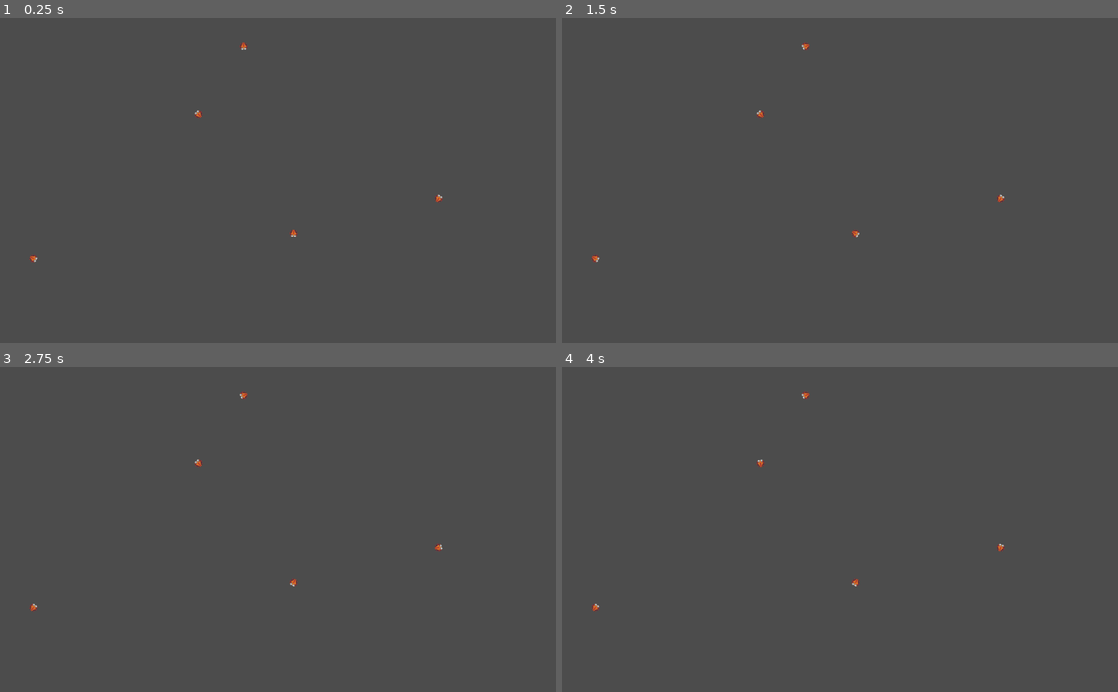
Above: before the commit, frames 1-4 (two rows, left to right).
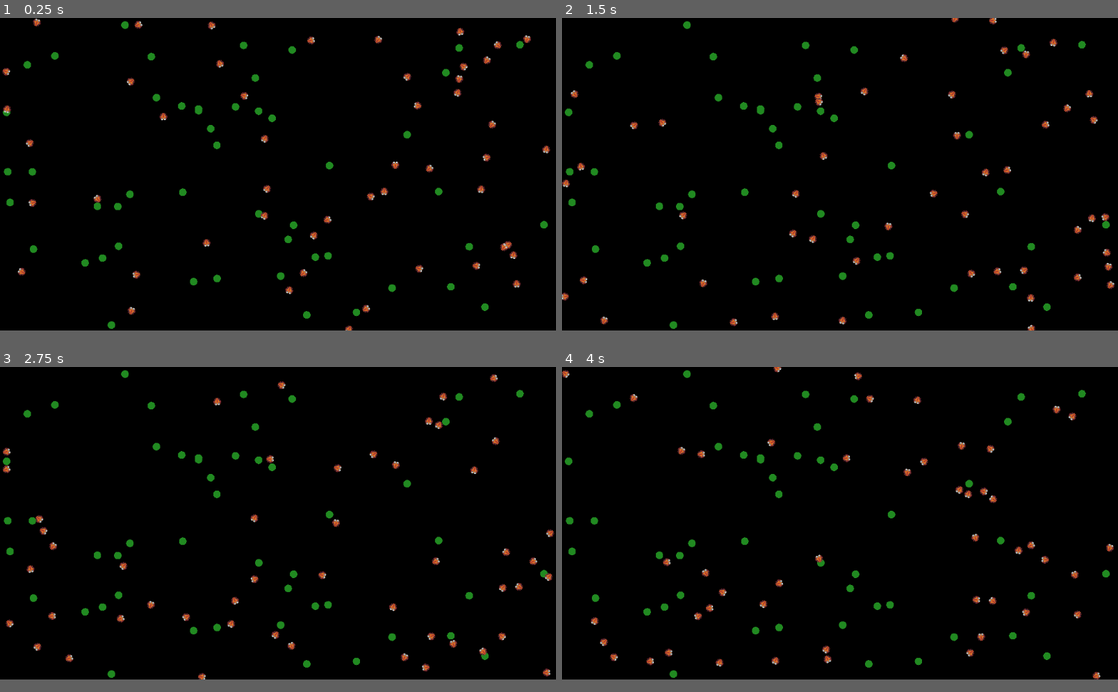
Above: after the commit, the same moments.

Repository: taylor2349/Simbrain
Game: Godot game, scene res://World.tscn
Two runs of this game, one before a commit and one after it. Both use one fixed random seed, a clock stepped at 60 frames per second and the inputs below.
Inputs:
- Up to frame 1 (0.25 s): no input
- Up to frame 2 (1.5 s): no input
- Up to frame 3 (2.75 s): no input
- Up to frame 4 (4 s): no input
The window is 800x468 before the commit and 800x450 after it. Grey fills any space a smaller window leaves; there, only what the larger window draws over its background counts as a difference.

The runs differ from the first frame. In frame 1, 96% of the frame differs, in the area x 0-100%, y 0-97%; in frame 2, 96%; in frame 3, 96%; in frame 4, 96%.

Commit message:
Converting to messaging

Diff:
--- a/Animal.gd
+++ b/Animal.gd
@@ -9,12 +9,12 @@
 	# Things that are true of all instances and do not change.
 	pass
 
-var own_class_name = "Animal" # Animals can't ask for other Animals' class name.
+var is_class = "Animal" # Animals can't ask for other Animals' class name.
 var screen_size
-var max_speed = 3.5
-var min_speed = .25
-var max_acceleration = .5
-var max_rotation = PI/2
+var max_speed = 200
+var min_speed = 20
+var max_acceleration = 30
+var max_rotation = PI/3
 var starvation = 100000000   # No starvation yet
 var max_munch_time = 25   # No. frames it takes to eat (later, will vary)
 
@@ -23,9 +23,9 @@
 	# Things that vary with both instance and time. (Move to state object?)
 	pass
 
-var speed = 0
-var direction = 0
-var velocity   # Derived from speed and direction
+var speed = 0		# Set in the code
+var direction = 0	# Ditto
+var velocity   		# Derived from speed and direction
 var facing   # Not used yet. Animal always faces current direction
 var eating = false
 var hunger = 0
@@ -76,6 +76,14 @@
 func _______________________SIGNALS():
 	pass
 
+func _on_Animal_area_entered(area):
+	# Determine the class of the contacted object (area)
+	# Branch based on that class
+	if area.is_class == "Animal":
+		print("I'm avoiding that animal.")
+	elif area.is_class == "Plant":
+		print("I'm eating that plant.")
+
 # This signal is not triggering properly.
 # It appears rarely and says it saw the
 func _on_VisibleRange_area_entered(area):
@@ -110,7 +118,11 @@
 	pass
 
 func move_forward(delta):
-	wrap_on_the_boundaries()  # Before or after collision?
+	update_the_velocity()
+	position += velocity * delta
+	wrap_on_the_boundaries()
+
+
 ##	var collision = move_and_collide(velocity, delta)
 #	if collision:
 #		var collider = collision.collider
@@ -206,7 +218,9 @@
 the Animal is moving.
 
 ---- ISSUES
-If min_speed is zero, some bugs freeze. Due to zeroing the velocity?
+[] If min_speed is zero, some bugs freeze. Due to zeroing the velocity?
+[] Should I include delta in: position += velocity * delta?
+
 
 ---- DONE
 [x] Animal has a velocity vector and moves based on that.
@@ -220,7 +234,9 @@
 [x] Initialize velocity directly on speed and direction
 [x] Animal gets nutrition and will starve if it doesn't.
 
+
 ---- DOING
+
 ==== PROJECT: Install the vision system
 [o] STATUS:
 	Unable to screen out the Animal's own by via Exception list.
@@ -229,17 +245,17 @@
 	I currently have a Collision2D object, SightCircle, handling detection
 		Can I move the detection up into Animal itself?
 
-[o] Figure out the right kind of object to handle events in this area
-[x] Add a round collision object to Animal with radius = vision length
-[o] Use a signal to alert the Animal of an entry into the field
+[x] Figure out the right kind of object to handle events in this area
+[] Add a round collision object to Animal with radius = vision length
+[] Use a signal to alert the Animal of an entry into the field
 	At the moment, I'm using a method to ask for all the contacts.
 	Next step is to switch to a signal.
 [] Eliminate all hits that lie outside the animal's cone of vision
 
+
+
+---- TODO
 [] LATER: Convert to a triangular collision shape. Simpler & faster.
-
-
----- TODO
 [] Animals ignore plants if they aren't very hungry
 	-- If they hit them, they treat them like an inert object & turn away
 [] Constrain rotation using modulo & not 4 lines of code.
--- a/Animal.tscn
+++ b/Animal.tscn
@@ -17,3 +17,4 @@
 
 [node name="CollisionShape2D" type="CollisionShape2D" parent="."]
 shape = SubResource( 1 )
+[connection signal="area_entered" from="." to="." method="_on_Animal_area_entered"]
--- a/Plant.gd
+++ b/Plant.gd
@@ -4,7 +4,7 @@
 class_name Plant
 extends Area2D
 
-var my_class_name = "Plant"
+var is_class = "Plant"
 var center = Vector2()
 var radius = 7
 var color = ColorN("forest green")
--- a/Plant.tscn
+++ b/Plant.tscn
@@ -3,7 +3,7 @@
 [ext_resource path="res://Plant.gd" type="Script" id=1]
 
 [sub_resource type="CircleShape2D" id=1]
-radius = 21.2844
+radius = 7.83797
 
 [node name="Plant" type="Area2D"]
 script = ExtResource( 1 )
--- a/World.gd
+++ b/World.gd
@@ -8,8 +8,8 @@
 var animal = preload("res://Animal.tscn")
 var thing = preload("res://Thing.tscn")
 
-var plant_count = 10
-var animal_count = 5
+var plant_count = 50
+var animal_count = 50
 var thing_count = 0
 var screen_size
 var screen_inset = 10
@@ -39,7 +39,7 @@
 func create_the_world():
 	create_the_map()
 	create_the_things()
-#	create_the_plants()
+	create_the_plants()
 	create_the_animals()
 
 func create_the_map():
@@ -52,14 +52,14 @@
 	# Things are all the non-living entities
 	pass
 
-#func create_the_plants():
-#	# TODO: Each Plant type can grow only in certain terrains
-#	var edge = screen_inset
-#	for _i in range(plant_count):
-#		var new_plant = plant.instance()
-#		new_plant.position = pick_a_random_location()
-#		add_child(new_plant)
-#		update()
+func create_the_plants():
+	# TODO: Each Plant type can grow only in certain terrains
+	var edge = screen_inset
+	for _i in range(plant_count):
+		var new_plant = plant.instance()
+		new_plant.position = pick_a_random_location()
+		add_child(new_plant)
+		update()
 
 func create_the_animals():
 	# TODO: Each Animal type can be "born" only in certain terrains
--- a/project.godot
+++ b/project.godot
@@ -42,6 +42,21 @@
 run/main_scene="res://World.tscn"
 config/icon="res://icon.png"
 
+[debug]
+
+gdscript/warnings/unused_variable=false
+gdscript/warnings/unused_argument=false
+
+[display]
+
+window/size/height=576
+window/size/always_on_top=true
+
+[physics]
+
+common/physics_fps=10
+
 [rendering]
 
+environment/default_clear_color=Color( 0, 0, 0, 1 )
 environment/default_environment="res://default_env.tres"
